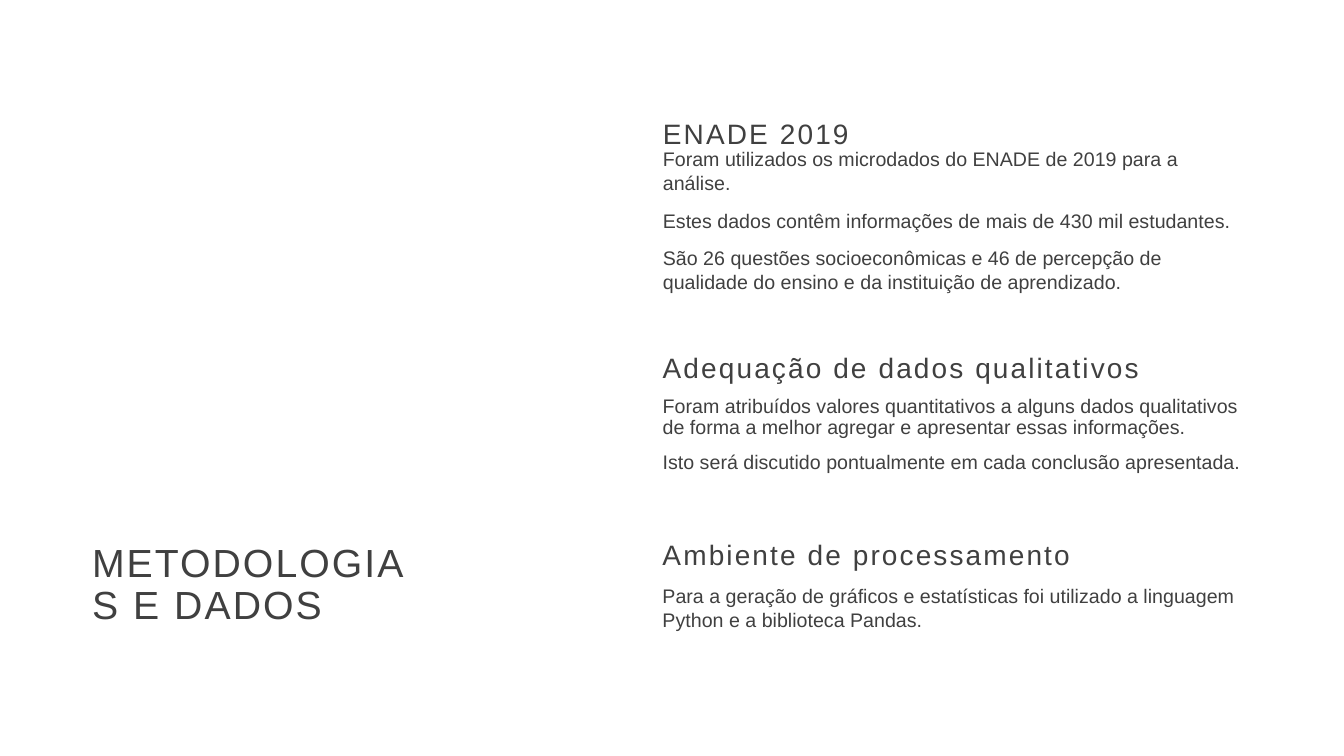
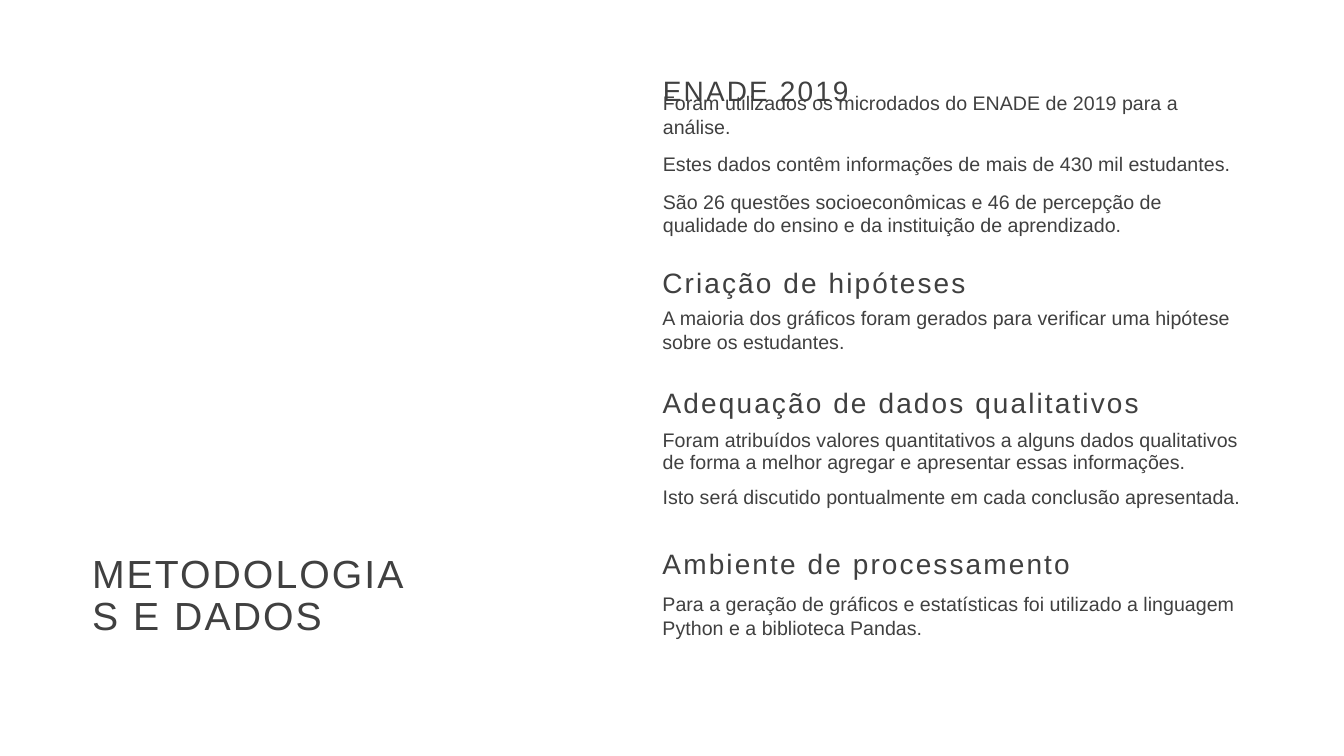
Before and after one commit to caiopsouza/enade, a slide deck: slide 4 of slides/slides.pptx. Drawn at 1344x756 pixels with LibreOffice and Linux fonts; fonts in the diff are those of the drawing; background and template pictures are left out. Boxes give left, top, right and bottom in pixels: in the first picture for what was removed or moved away, otherwise in the second. Text is boxed around its words. In the diff, an @@ line names an element or a change of style, - is before the commit and + after.

```diff
--- a/slides/slides.pptx
+++ b/slides/slides.pptx
@@ text "ENADE 2019" rewrapped from (663,124,849,145) to (663,81,849,106) @@
@@ text "Foram utilizados os microdados do ...": place and size @@
-text "Foram utilizados os microdados do ..." at (663,151,1230,293)
+text "Foram utilizados os microdados do ..." at (663,95,1230,236)
@@ text added at (662,272,966,298), 20 pt, text #404040 @@
+Criação de hipóteses
@@ text added at (662,310,1229,349), 14 pt, text #404040 @@
+A maioria dos gráficos foram gerados para verificar uma hipótese sobre os estudantes.
@@ text "Adequação de dados qualitativos": place and size @@
-text "Adequação de dados qualitativos" at (663,357,1138,384)
+text "Adequação de dados qualitativos" at (663,392,1138,418)
@@ text "Foram atribuídos valores quantitativos a ...": place and size @@
-text "Foram atribuídos valores quantitativos a ..." at (663,398,1240,473)
+text "Foram atribuídos valores quantitativos a ..." at (663,432,1240,508)
@@ 2 texts, 1 title: place and size @@
-2 texts, 1 title at (133,544,1234,631)
+2 texts, 1 title at (133,553,1234,639)
```
Also in this commit, not shown: 1 other slide changed, 4 slides added, 5 other files.
